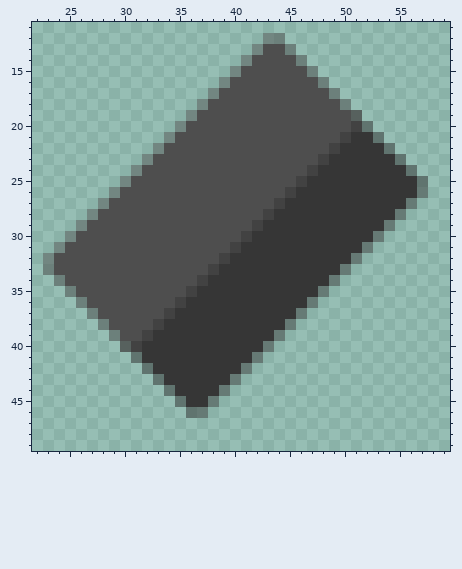
Two versions of one pixel-art sprite, img/northSouthDeadStart.png. The picture above is the old version.
The file is 64x64 pixels. Shown: x 22..59, y 11..49.
Once edited:
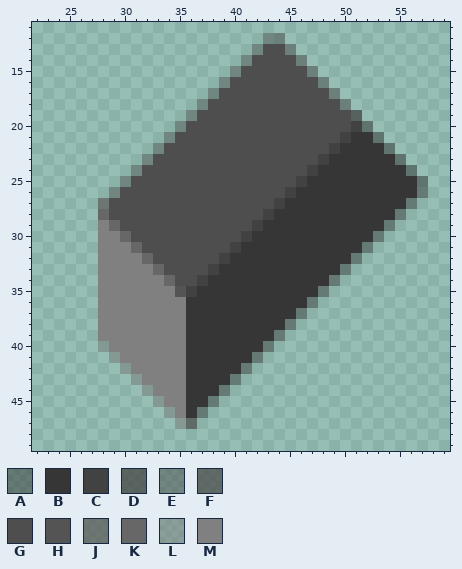
Palette (. is transparent): A #36363680  B #363636  C #424242  D #464646c0  E #4e4e4e80  F #4e4e4ec0  G #4e4e4e  H #545454  J #5e5e5ec0  K #676767  L #80808080  M #808080
The commit says: Fix : Start and end of walls
From old to new:
Changed rows in their new state; - is an unchanged pixel.
first column x 23:
27 -----J--------
28 ----.K--------
29 ---..MK-------
30 --...MMK------
31 -....MMMK-----
32 .....MMMMK----
33 .....MMMMMK---
34 -....MMMMMMK--
35 --...MMMMMMMH-
36 ---..MMMMMMMM-
37 ----.MMMMMMMM-
38 -----MMMMMMMM-
39 -----MMMMMMMM-
40 -----LMMMMMMM-
41 ------LMMMMMM-
42 -------LMMMMM-
43 --------LMMMM-
44 ---------LMMM-
45 ----------LMM-
46 -----------LMB
47 ------------LF
Changed places in both pictures, as pixel boxes (x1, y1, x2, y2):
changed: (43, 198, 197, 429)
